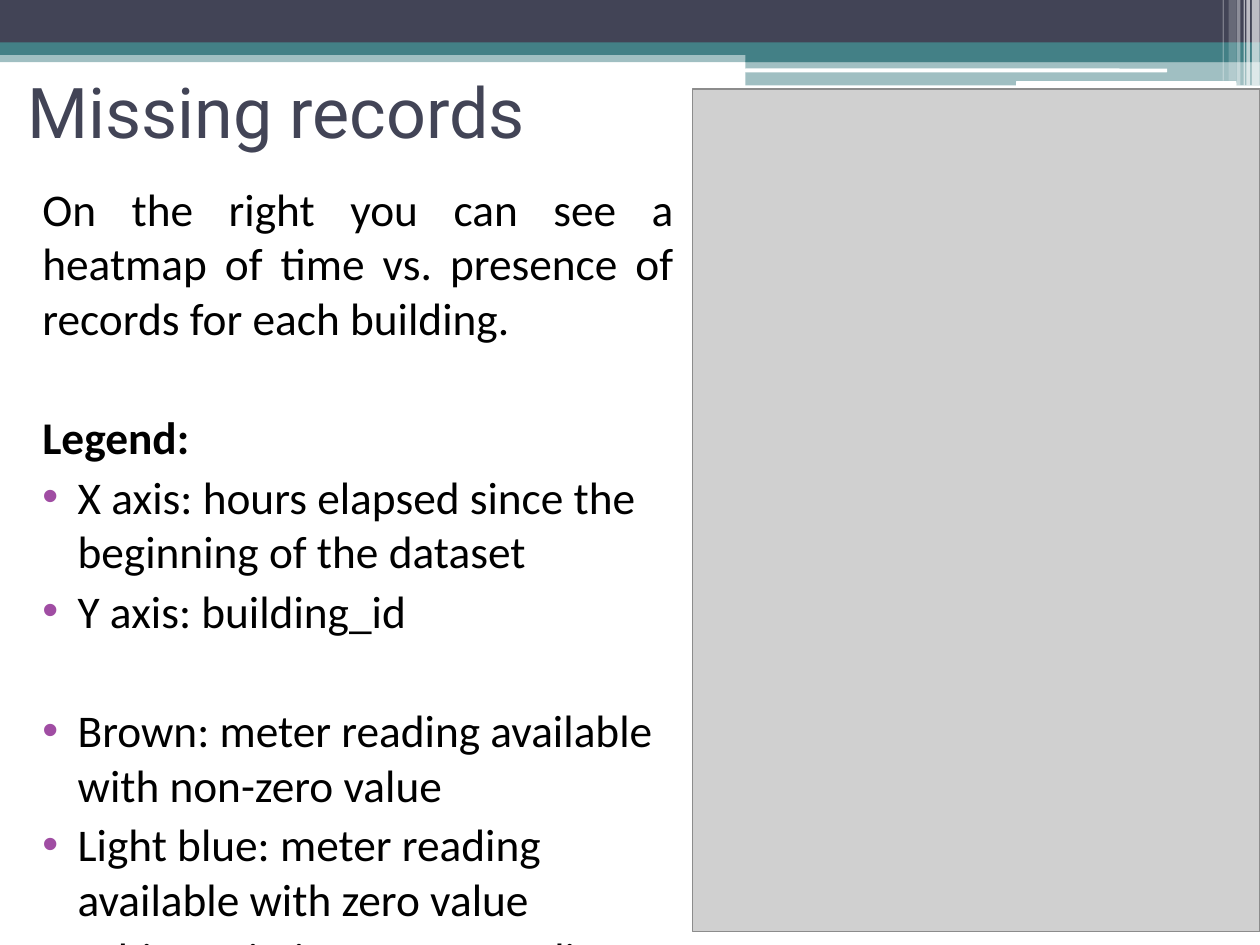
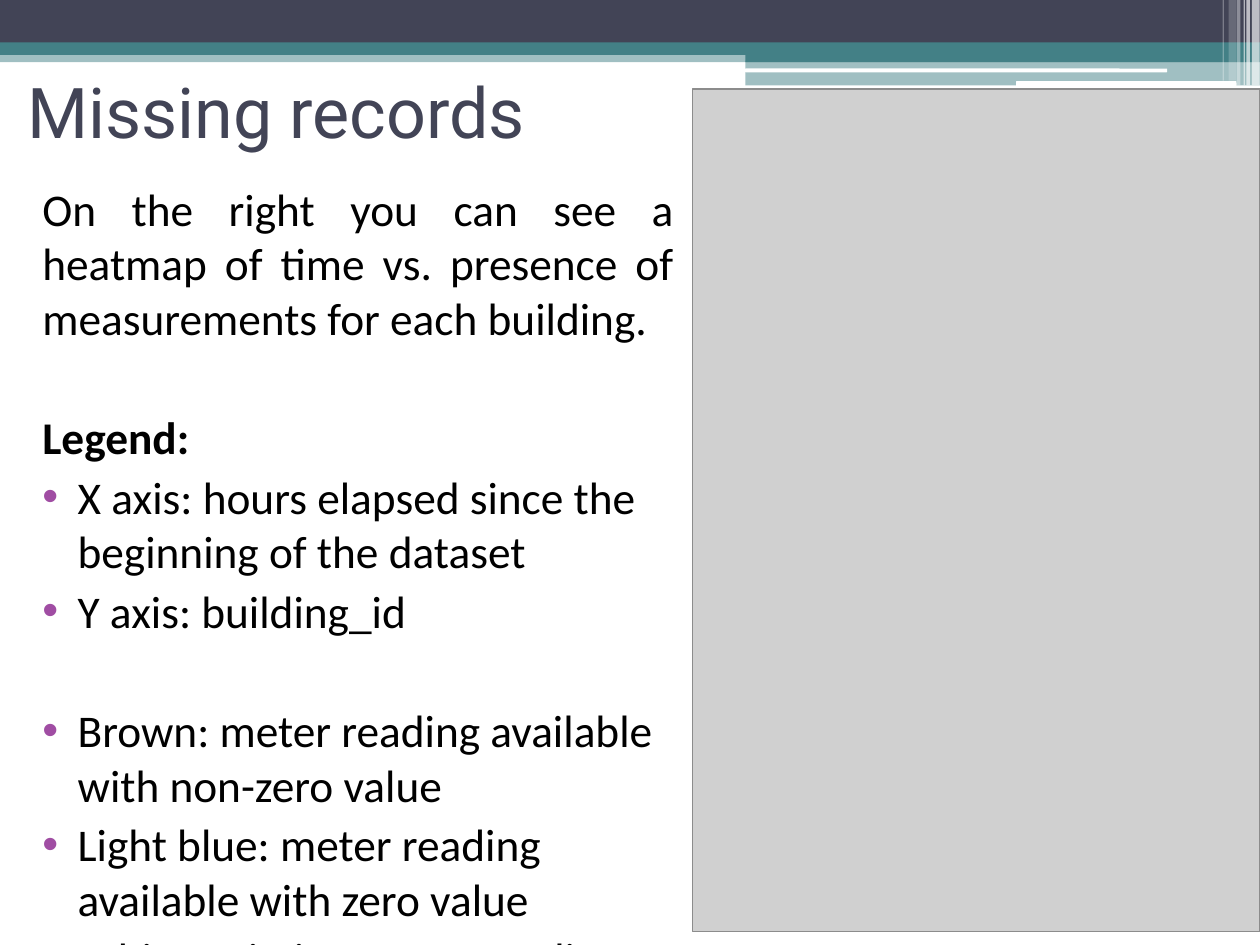
Before and after one commit to TarasKutsyk/ML-for-Automation-Project, a slide deck: slide 7 of Presentation ASHRAE.pptx. Drawn at 1260x945 pixels with LibreOffice and Linux fonts; fonts in the diff are those of the drawing; grey boxes stand for pictures. Boxes give left, top, right and bottom in pixels: in the first picture for what was removed or moved away, otherwise in the second. Text is boxed around its words. In the diff, an @@ line names an element or a change of style, - is before the commit and + after.

```diff
--- a/Presentation ASHRAE.pptx
+++ b/Presentation ASHRAE.pptx
@@ text at (42, 194, 674, 343): text changed @@
-On the right you can see a heatmap of time vs. presence of records for each building.
+On the right you can see a heatmap of time vs. presence of measurements for each building.
```
Also in this commit, not shown: 11 other slides changed, 4 slides added, 2 slides removed, 2 other files.
